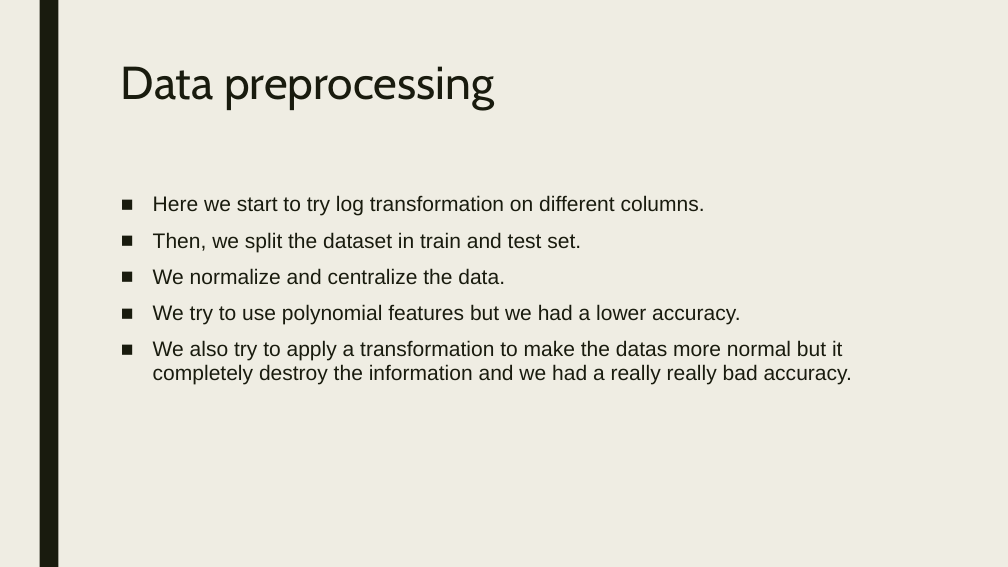
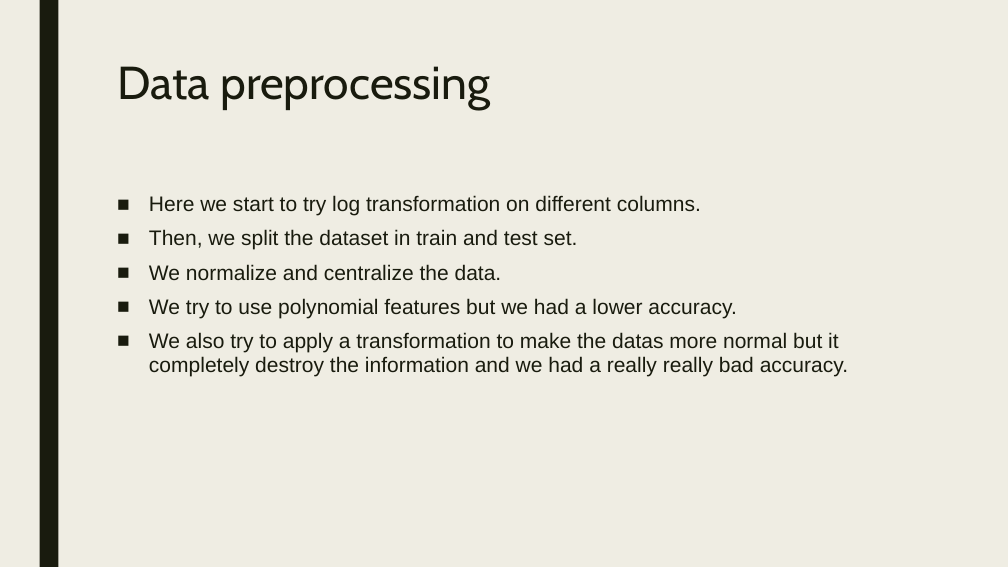
Before and after one commit to VictorGoubet/Dataset-Analysis, a slide deck: slide 5 of Powerpoint.pptx. Drawn at 1008x567 pixels with LibreOffice and Linux fonts; fonts in the diff are those of the drawing. Boxes give left, top, right and bottom in pixels: in the first picture for what was removed or moved away, otherwise in the second. Text is boxed around its words. In the diff, an @@ line names an element or a change of style, - is before the commit and + after.

```diff
--- a/Powerpoint.pptx
+++ b/Powerpoint.pptx
@@ title "Data preprocessing": place and size @@
-title "Data preprocessing" at bbox=[121, 66, 494, 110]
+title "Data preprocessing" at bbox=[117, 66, 490, 110]
@@ text "Here we start to try ..." at bbox=[149, 195, 848, 376]: less space between paragraphs @@
```
Also in this commit, not shown: 8 other slides changed.
